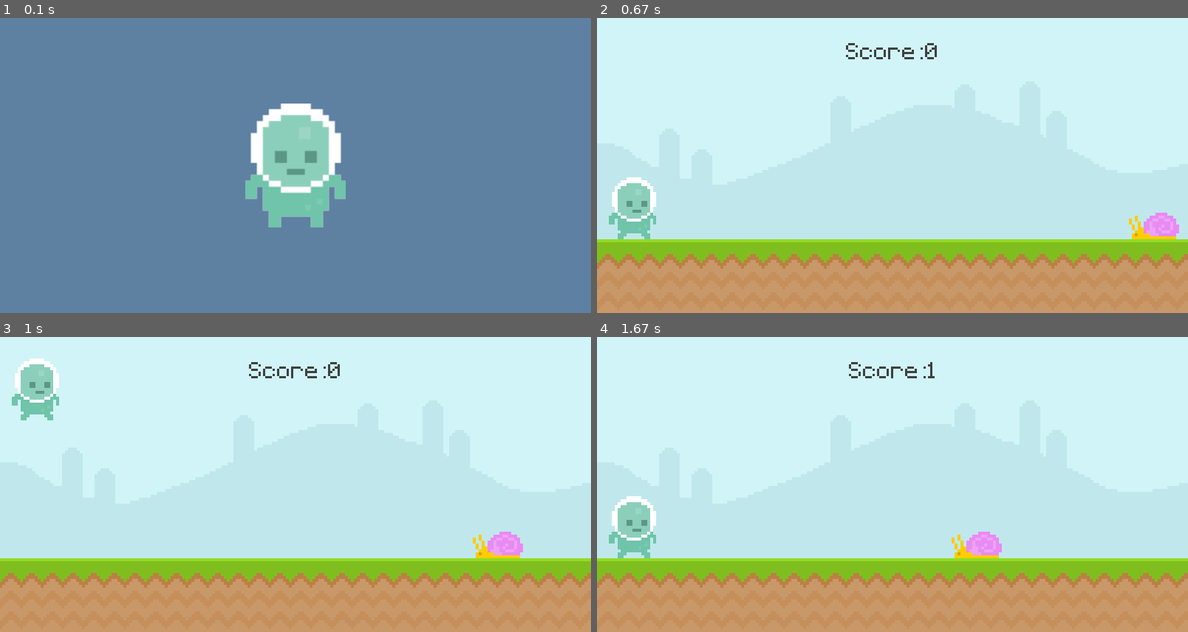
Above: before the commit, frames 1-4 (two rows, left to right).
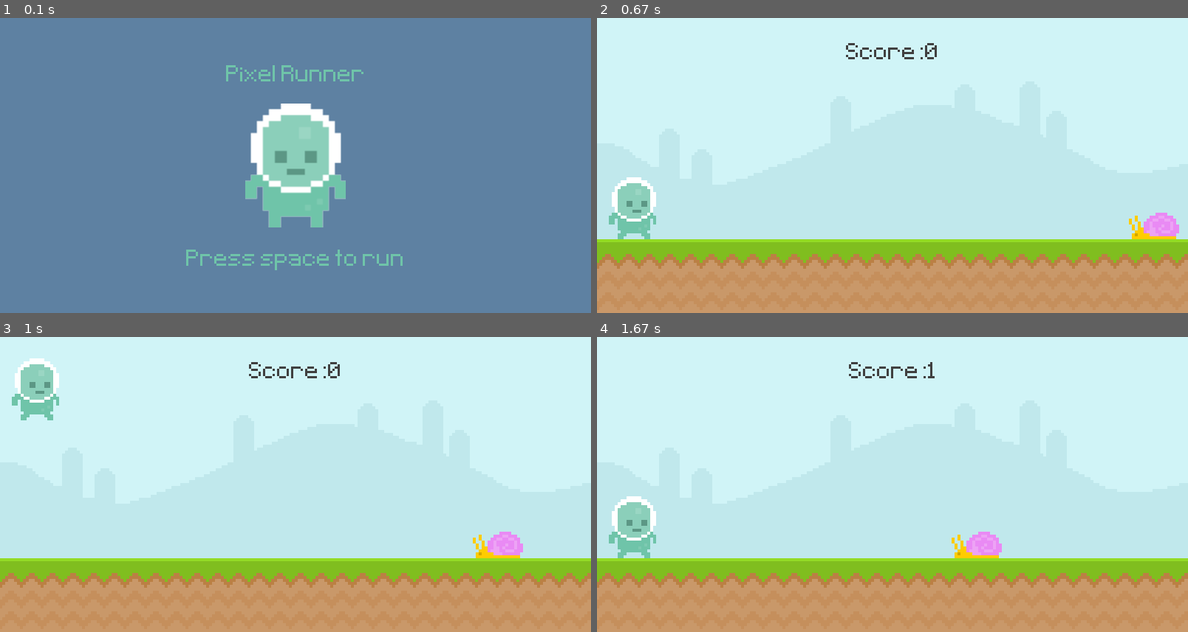
Above: after the commit, the same moments.

Repository: sus20/UltimatePygameIntro
Game: pygame game, started from runner.py
Two runs of this game, one before a commit and one after it. Both use one fixed random seed, a clock stepped at 60 frames per second and the inputs below.
Inputs (mouse positions are in pixels of both pictures, inside the frame that each line leads up to):
- Up to frame 1 (0.1 s): no input
- Up to frame 2 (0.67 s): tap Space at 0.33 s
- Up to frame 3 (1 s): click (35, 525) at 0.72 s
- Up to frame 4 (1.67 s): no input

The runs differ from the first frame. In frame 1, 0.9% of the frame differs, in the area x 31-69%, y 16-86%; in frame 2, nothing differs; in frame 3, nothing differs; in frame 4, nothing differs.

Commit message:
feat: addedTheTextForTheGameTitle,Score,InstructionToStartGame

Diff:
--- a/runner.py
+++ b/runner.py
@@ -40,6 +40,12 @@
     'graphics/player/player_stand.png').convert_alpha()
 player_stand = pygame.transform.rotozoom(player_stand, 0, 2)
 player_stand_rect = player_stand.get_rect(center=(400, 200))
+
+game_name = test_font.render('Pixel Runner', False, (111, 196, 169))
+game_name_rect = game_name.get_rect(center=(400, 80))
+
+game_message = test_font.render('Press space to run', False, (111, 196, 169))
+game_message_rect = game_message.get_rect(center=(400, 330))
 
 while True:
     for event in pygame.event.get():
@@ -88,6 +94,8 @@
     else:
         screen.fill((94, 129, 162))
         screen.blit(player_stand, player_stand_rect)
+        screen.blit(game_name, game_name_rect)
+        screen.blit(game_message, game_message_rect)
 
     pygame.display.update()
     clock.tick(60)
